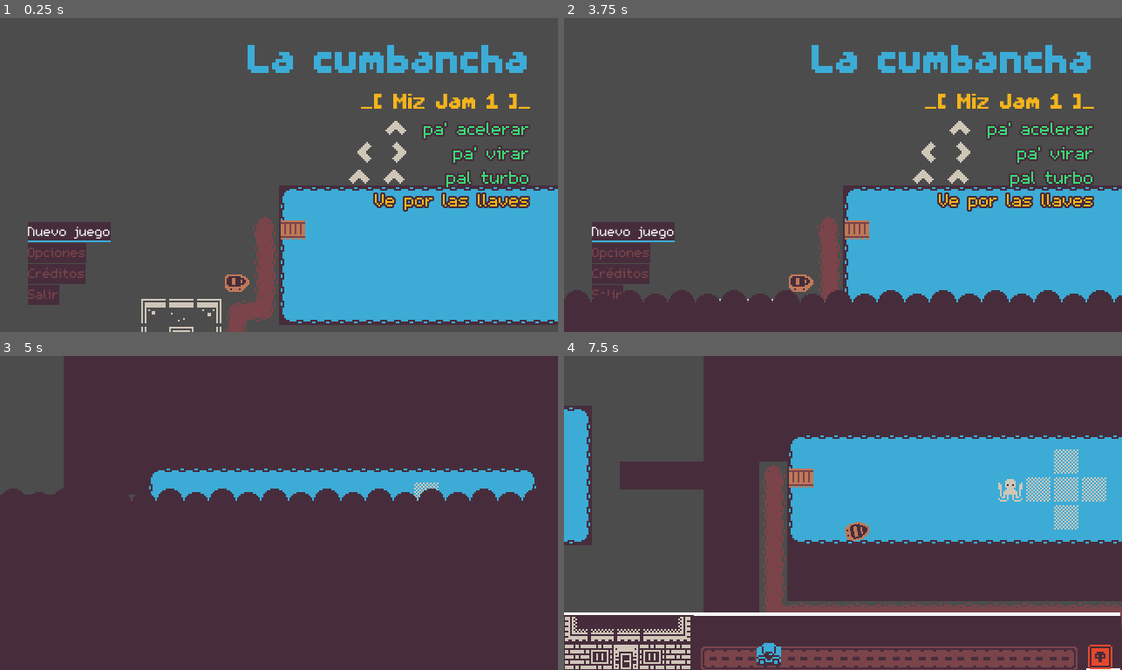
Above: before the commit, frames 1-4 (two rows, left to right).
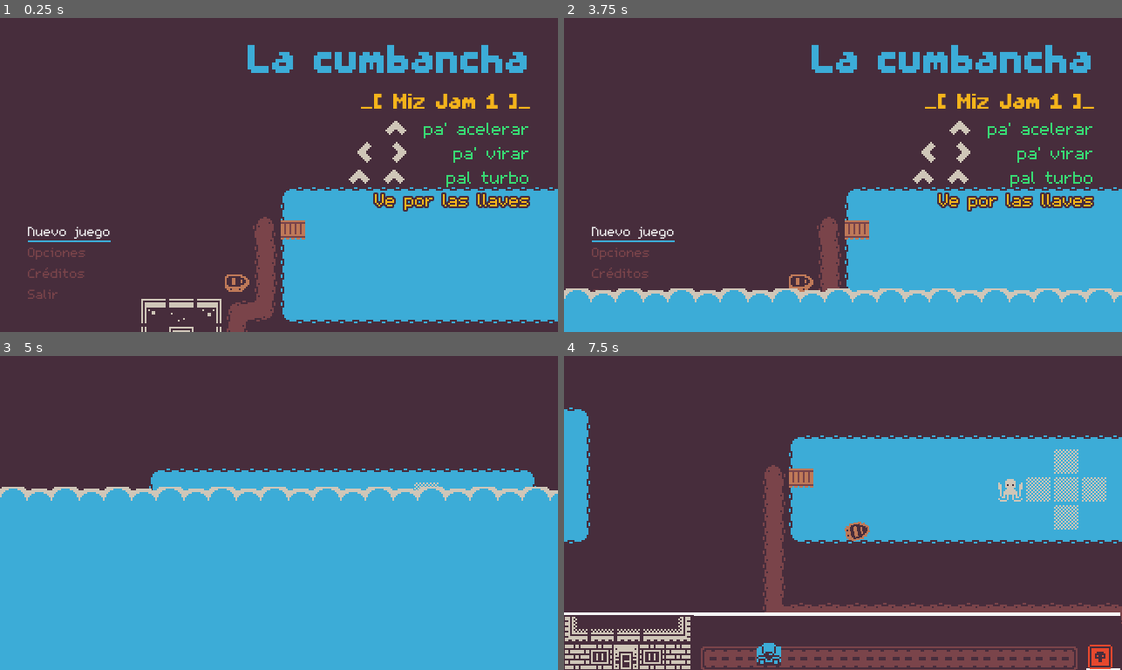
Above: after the commit, the same moments.

Repository: Perro-Viejo/miz-jam-1
Game: Godot game, scene res://src/Game/Game.tscn
Two runs of this game, one before a commit and one after it. Both use one fixed random seed, a clock stepped at 60 frames per second and the inputs below. Sound files missing from this copy of the repository are replaced by a short silence.
Inputs:
- Up to frame 1 (0.25 s): no input
- Up to frame 2 (3.75 s): click "Nuevo juego" at 0.5 s; click "Nuevo juego" at 1.25 s; click "Créditos" at 2 s; click "Opciones" at 2.75 s; tap Enter (ui_accept) at 3.5 s; hold D (Right) from 3.53 s (still down); tap X (Drop) at 3.6 s
- Up to frame 3 (5 s): tap Enter (ui_accept) at 3.77, 4.52 s; release D (Right) at 4.28 s; hold S (Down) from 4.28 s (still down); tap Z (Grab) at 4.35 s
- Up to frame 4 (7.5 s): release S (Down) at 5.03 s; hold D (Right) 5.03-5.78 s; hold J (Journal) 5.03-5.78 s; hold W (Up) 5.78-6.53 s; tap X (Drop) at 5.85 s; tap Enter (ui_accept) at 6.02, 6.77 s; hold A (Left) from 6.53 s (still down); tap Z (Grab) at 6.6 s; tap J (Journal) at 7.35 s

The runs differ from the first frame. In frame 1, 69% of the frame differs, in the area x 0-100%, y 0-100%; in frame 2, 76%; in frame 3, 63%; in frame 4, 19%.

Commit message:
Post-rebase adjustments

Diff:
--- a/game/project.godot
+++ b/game/project.godot
@@ -312,4 +312,5 @@
 quality/2d/use_pixel_snap=true
 vram_compression/import_etc=true
 vram_compression/import_etc2=false
+environment/default_clear_color=Color( 0.278431, 0.176471, 0.235294, 1 )
 environment/default_environment="res://default_env.tres"
Binary file changed: game/assets/images/gui/water_transition.png
